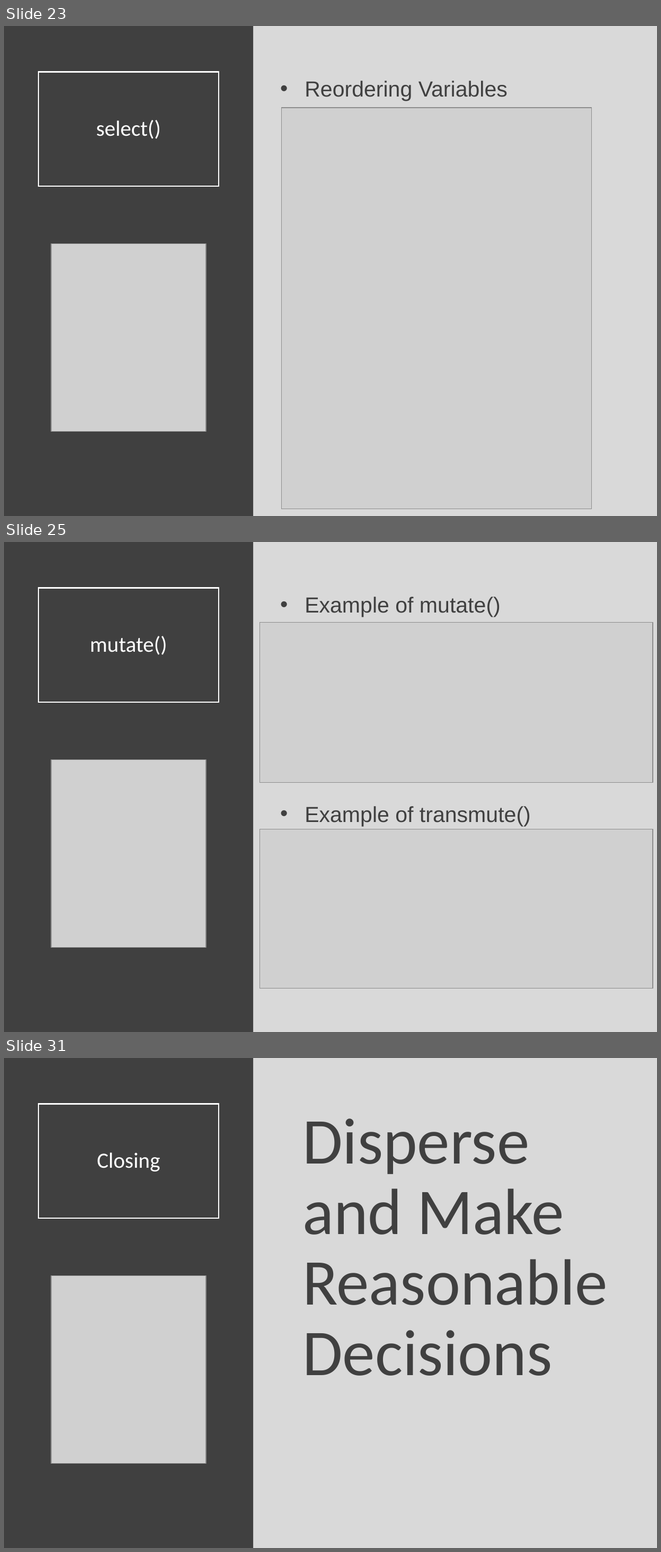
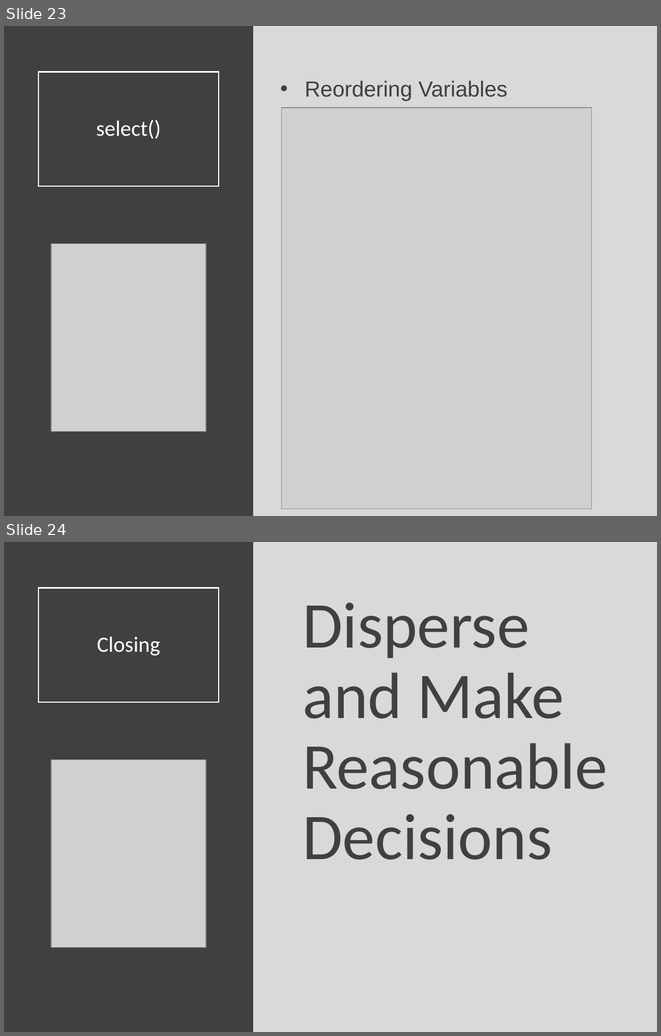
Before and after one commit to Yixf-Self/STOR320_WEBSITE, a slide deck: Lecture/Lecture 4/Lecture 4.pptx. Shown one above the other, each under a label of ours: slides 23, 25 and 31 before the commit, slides 23 and 24 after it; the slides between them are not shown. The pictures are 661x1552 and 661x1036 pixels, drawn with LibreOffice and Linux fonts; fonts in the diff are those of the drawing; grey boxes stand for pictures. Boxes give left, top, right and bottom in pixels: in the first picture for what was removed or moved away, otherwise in the second. Text is boxed around its words. In the diff, an @@ line names an element or a change of style, - is before the commit and + after.

```diff
--- a/Lecture/Lecture 4/Lecture 4.pptx
+++ b/Lecture/Lecture 4/Lecture 4.pptx
@@ slide 25 removed at (x1=4, y1=542, x2=657, y2=1032), background #D9D9D9 @@
@@ rectangle removed at (x1=4, y1=542, x2=254, y2=1032) @@
@@ title removed at (x1=38, y1=588, x2=219, y2=702) @@
-mutate()
@@ text removed at (x1=305, y1=597, x2=531, y2=826) @@
-• Example of mutate()
-• Example of transmute()
@@ picture removed at (x1=260, y1=623, x2=653, y2=782) @@
@@ picture removed at (x1=51, y1=759, x2=206, y2=947) @@
@@ picture removed at (x1=260, y1=829, x2=653, y2=989) @@
@@ what was slide 31 is now slide 24 @@
```
Also in this commit, not shown: 6 other slides removed, 3 other files.
